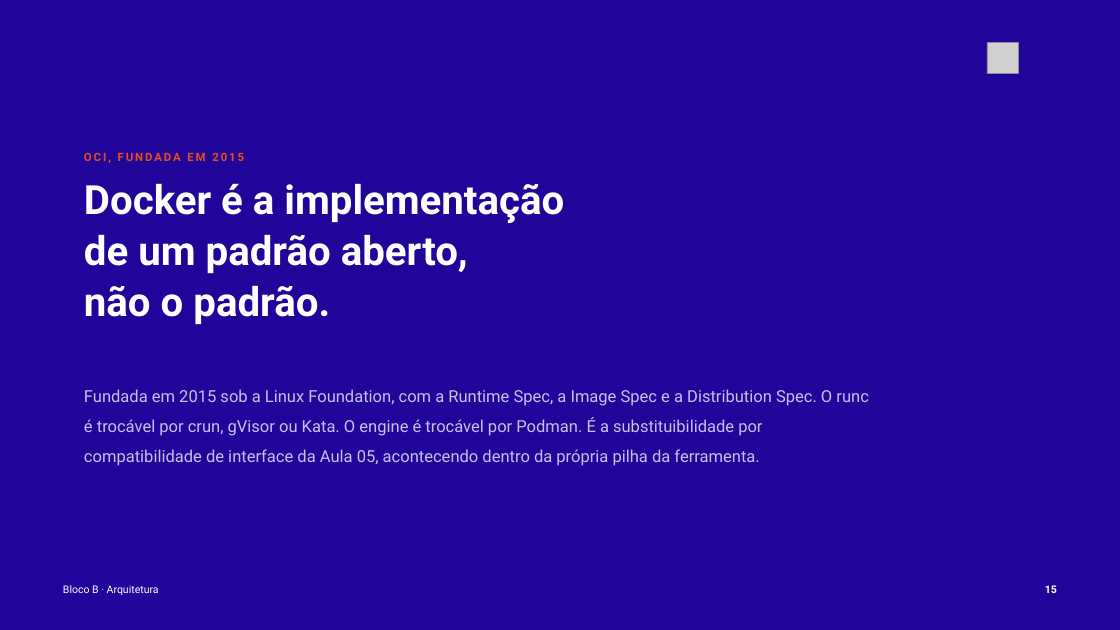
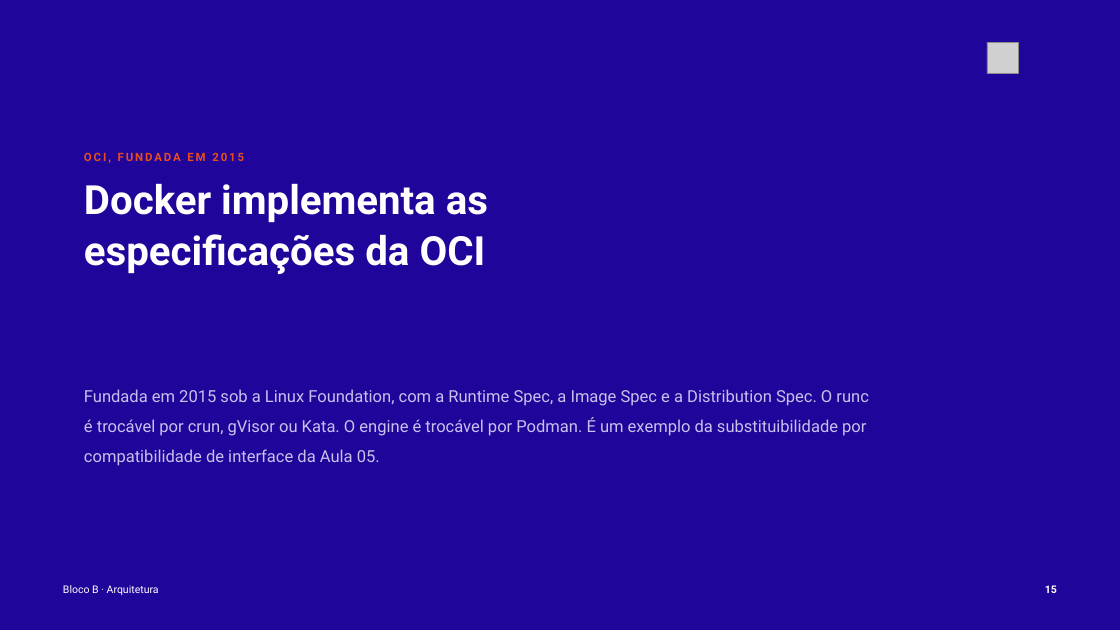
Before and after one commit to tcpassos/invite-app, a slide deck: slide 15 of trabalhos/T1-Docker-Invite-People.pptx. Drawn at 1120x630 pixels with LibreOffice and Linux fonts; fonts in the diff are those of the drawing; grey boxes stand for pictures. Boxes give left, top, right and bottom in pixels: in the first picture for what was removed or moved away, otherwise in the second. Text is boxed around its words. In the diff, an @@ line names an element or a change of style, - is before the commit and + after.

```diff
--- a/trabalhos/T1-Docker-Invite-People.pptx
+++ b/trabalhos/T1-Docker-Invite-People.pptx
@@ text at box(84, 183, 488, 274): text changed @@
-Docker é a implementação
-de um padrão aberto,
-não o padrão.
+Docker implementa as
+especificações da OCI
@@ text at box(84, 389, 868, 466): text changed @@
-Fundada em 2015 sob a Linux Foundation, com a Runtime Spec, a Image Spec e a Distribution Spec. O runc é trocável por crun, gVisor ou Kata. O engine é trocável por Podman. É a substituibilidade por compatibilidade de interface da Aula 05, acontecendo dentro da própria pilha da ferramenta.
+Fundada em 2015 sob a Linux Foundation, com a Runtime Spec, a Image Spec e a Distribution Spec. O runc é trocável por crun, gVisor ou Kata. O engine é trocável por Podman. É um exemplo da substituibilidade por compatibilidade de interface da Aula 05.
```
Also in this commit, not shown: 28 other slides changed, 32 other files.
